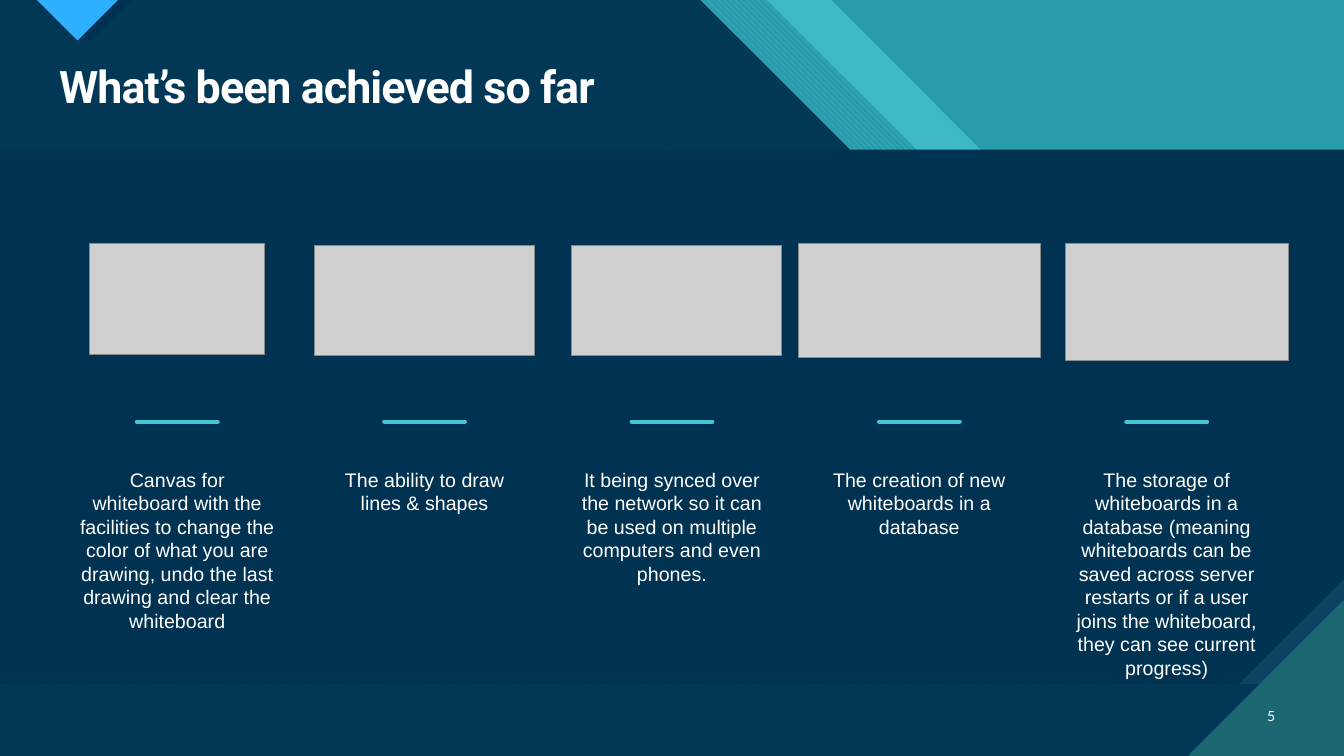
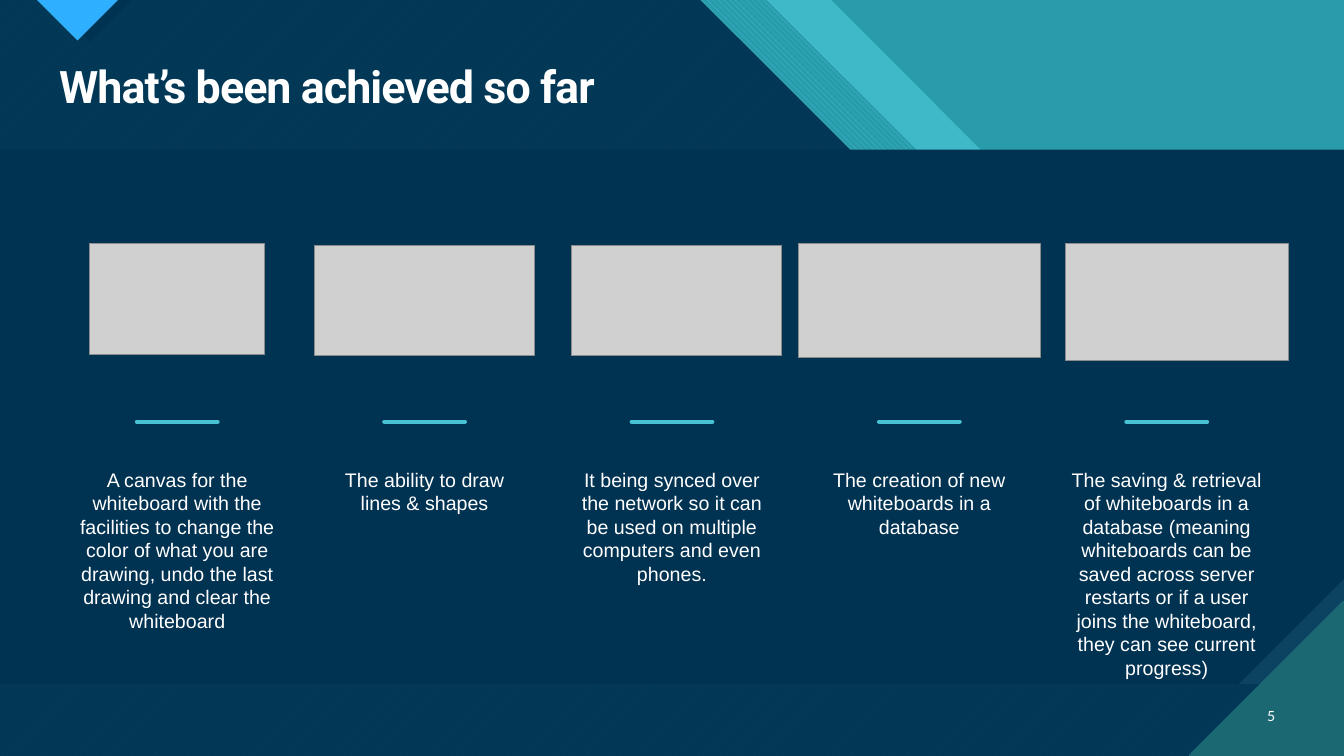
Before and after one commit to joshua-bouv/whiteboard, a slide deck: slide 5 of docs/oral_presentation.pptx. Drawn at 1344x756 pixels with LibreOffice and Linux fonts; fonts in the diff are those of the drawing; grey boxes stand for pictures. Boxes give left, top, right and bottom in pixels: in the first picture for what was removed or moved away, otherwise in the second. Text is boxed around its words. In the diff, an @@ line names an element or a change of style, - is before the commit and + after.

```diff
--- a/docs/oral_presentation.pptx
+++ b/docs/oral_presentation.pptx
@@ text at <box>80,472,274,629</box>: text changed @@
-Canvas for whiteboard with the facilities to change the color of what you are drawing, undo the last drawing and clear the whiteboard
+A canvas for the whiteboard with the facilities to change the color of what you are drawing, undo the last drawing and clear the whiteboard
@@ text at <box>1072,472,1262,679</box>: text changed @@
-The storage of whiteboards in a database (meaning whiteboards can be saved across server restarts or if a user joins the whiteboard, they can see current progress)
+The saving & retrieval of whiteboards in a database (meaning whiteboards can be saved across server restarts or if a user joins the whiteboard, they can see current progress)
```
Also in this commit, not shown: 4 other slides changed, 1 slide added, 7 slides removed.
